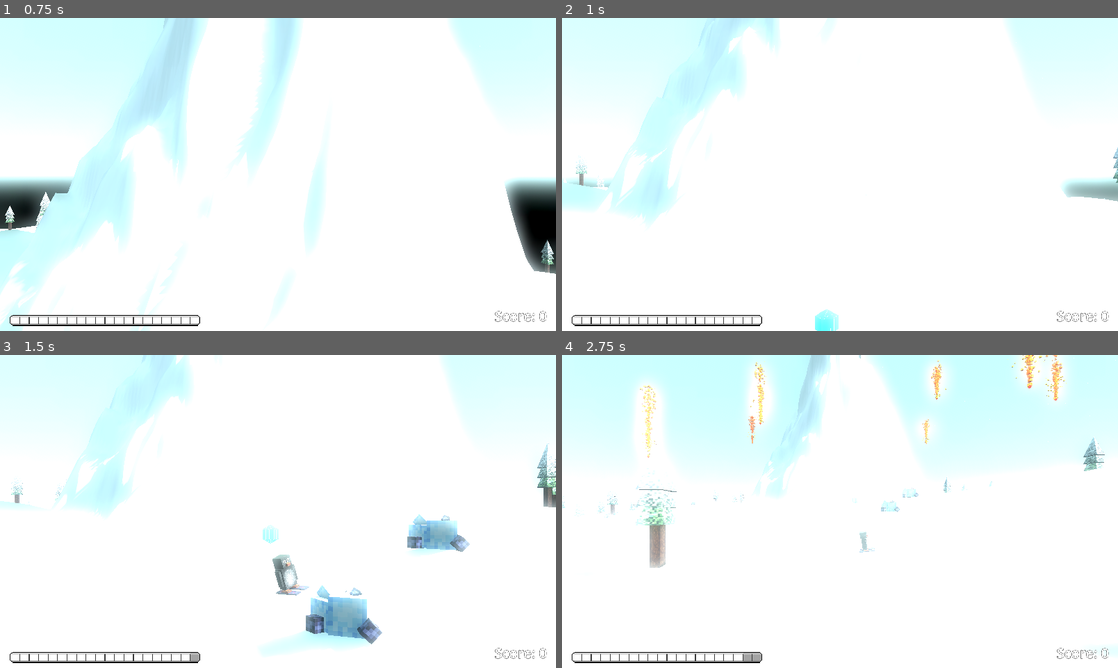
Above: before the commit, frames 1-4 (two rows, left to right).
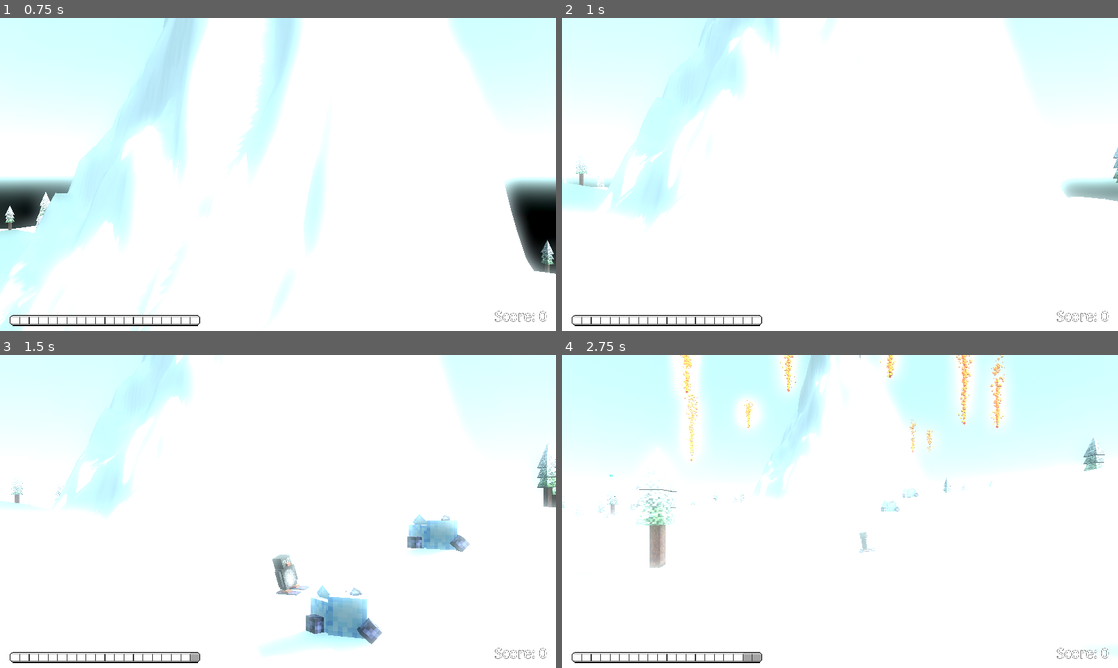
Above: after the commit, the same moments.

Repository: CodingBigTime/pencil-chisel-code-2023
Game: Godot game, scene res://scenes/ui/main_menu.tscn
Same seed, same stepped clock (60 frames per second), same inputs: the game is played once before the commit and once after it.
Inputs (mouse positions are in pixels of both pictures, inside the frame that each line leads up to):
- Up to frame 1 (0.75 s): click (66, 133) at 0.5 s
- Up to frame 2 (1 s): no input
- Up to frame 3 (1.5 s): hold D (right) from 1.28 s (still down); tap Space (boost) at 1.35 s
- Up to frame 4 (2.75 s): release D (right) at 2.03 s; hold A (left) from 2.03 s (still down); tap Space (boost) at 2.1 s

Frame 1 is identical in both runs. In frame 2, 0.2% of the frame differs, in the area x 45-50%, y 93-100%; in frame 3, 0.1%; in frame 4, 7.2%, in the area x 8-91%, y 0-48%.

Commit message:
Implement boost spawning

Diff:
--- a/objects/boost.gd
+++ b/objects/boost.gd
@@ -1,4 +1,4 @@
-extends Node3D
+extends RigidBody3D
 
 const BOOST_VALUE = 3
 
@@ -6,4 +6,4 @@
 func _on_body_entered(body: Node):
 	if body.is_in_group("player"):
 		body.add_boost_count(BOOST_VALUE)
-	queue_free()
+		queue_free()
--- a/objects/boost.tscn
+++ b/objects/boost.tscn
@@ -1,6 +1,9 @@
-[gd_scene load_steps=4 format=3 uid="uid://diwkcvyk3e2v2"]
+[gd_scene load_steps=5 format=3 uid="uid://1osj1akvct7c"]
 
 [ext_resource type="Script" path="res://objects/boost.gd" id="1_n3r86"]
+
+[sub_resource type="SphereShape3D" id="SphereShape3D_601dy"]
+radius = 1.0
 
 [sub_resource type="StandardMaterial3D" id="StandardMaterial3D_lv4ag"]
 transparency = 2
@@ -14,9 +17,15 @@
 emission = Color(0, 1.6, 0.3, 1)
 
 [sub_resource type="SphereShape3D" id="SphereShape3D_teicj"]
+radius = 1.5
 
-[node name="boost" type="Node3D"]
+[node name="boost" type="RigidBody3D"]
+axis_lock_linear_x = true
+axis_lock_linear_z = true
 script = ExtResource("1_n3r86")
+
+[node name="CollisionShape3D" type="CollisionShape3D" parent="."]
+shape = SubResource("SphereShape3D_601dy")
 
 [node name="Area3D" type="Area3D" parent="."]
 
--- /dev/null
+++ b/scenes/boosts.gd
@@ -0,0 +1,27 @@
+extends Node3D
+
+@export var boost_number_cap: int = 50
+
+@onready var boost_resource: PackedScene = preload("res://objects/boost.tscn")
+
+
+func num_boosts() -> int:
+	print(get_child_count())
+	return get_child_count()
+
+
+func spawn_boost(point: Vector3) -> void:
+	if num_boosts() >= boost_number_cap:
+		return
+	# raycast cast down to find the ground
+	var raycast = RayCast3D.new()
+	add_child(raycast)
+	raycast.position = point
+	raycast.target_position = Vector3(0, -100, 0)
+	raycast.force_raycast_update()
+	if raycast.is_colliding():
+		print("cringe")
+		var boost = boost_resource.instantiate()
+		boost.position = point
+		add_child(boost)
+	remove_child(raycast)
--- a/scenes/enemies.gd
+++ b/scenes/enemies.gd
@@ -1,6 +1,4 @@
 extends Node3D
-
-signal enemy_killed_signal
 
 @export var despawn_distance: int = 80
 @export var enemy_number_cap: int = 10
--- a/scenes/main.tscn
+++ b/scenes/main.tscn
@@ -14,7 +14,7 @@
 [ext_resource type="Script" path="res://objects/spawners/instant_spawner.gd" id="13_qygkj"]
 [ext_resource type="Script" path="res://scenes/enemies.gd" id="14_3dv4x"]
 [ext_resource type="Script" path="res://scenes/glaciers.gd" id="14_7bx01"]
-[ext_resource type="PackedScene" uid="uid://diwkcvyk3e2v2" path="res://objects/boost.tscn" id="15_j0yn8"]
+[ext_resource type="Script" path="res://scenes/boosts.gd" id="15_dv5hf"]
 
 [sub_resource type="GDScript" id="GDScript_1wg7g"]
 script/source = "extends Spawner
@@ -96,7 +96,7 @@
 script = ExtResource("4_b5dko")
 spawn_period = 0.1
 min_distance = 30.0
-max_distance = 60.0
+max_distance = 50.0
 height = 20.0
 
 [node name="Camera3D" type="Camera3D" parent="."]
@@ -172,10 +172,19 @@
 
 [node name="enemies" type="Node3D" parent="."]
 script = ExtResource("14_3dv4x")
+despawn_distance = 60
 
-[node name="boost" parent="." instance=ExtResource("15_j0yn8")]
-transform = Transform3D(1, 5.76532e-10, 2.49698e-11, -2.23539e-11, 1, -1.24232e-11, 1.1314e-11, -2.96551e-10, 1, 45.4869, -13.4737, 5.33563)
+[node name="boosts" type="Node3D" parent="."]
+script = ExtResource("15_dv5hf")
+
+[node name="boost_spawner" parent="." instance=ExtResource("3_xi66a")]
+transform = Transform3D(1, 0, 0, 0, 1, 0, 0, 0, 1, 0, 40, 0)
+script = ExtResource("4_b5dko")
+spawn_period = 0.2
+min_distance = 40.0
+max_distance = 160.0
 
 [connection signal="spawn" from="player/spawners/enemy_spawner" to="enemies" method="spawn_enemy"]
 [connection signal="spawn" from="tree_spawner" to="trees" method="spawn_tree"]
 [connection signal="spawn" from="glacier_spawner" to="glaciers" method="spawn_glacier"]
+[connection signal="spawn" from="boost_spawner" to="boosts" method="spawn_boost"]
